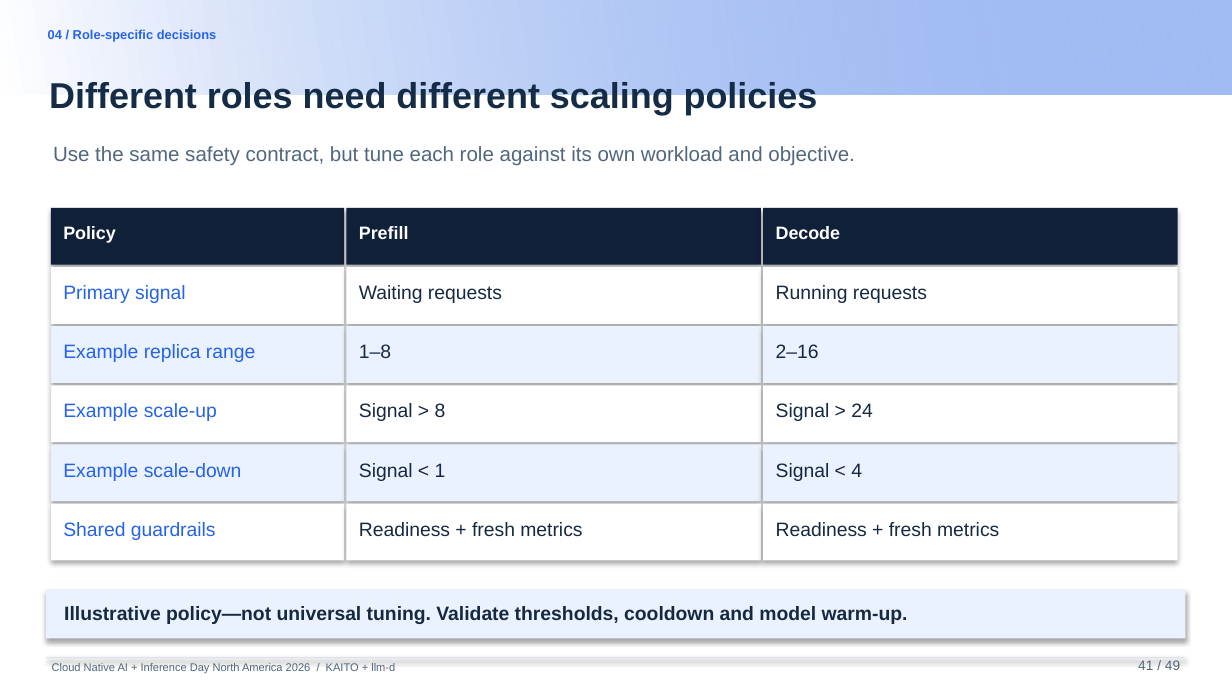
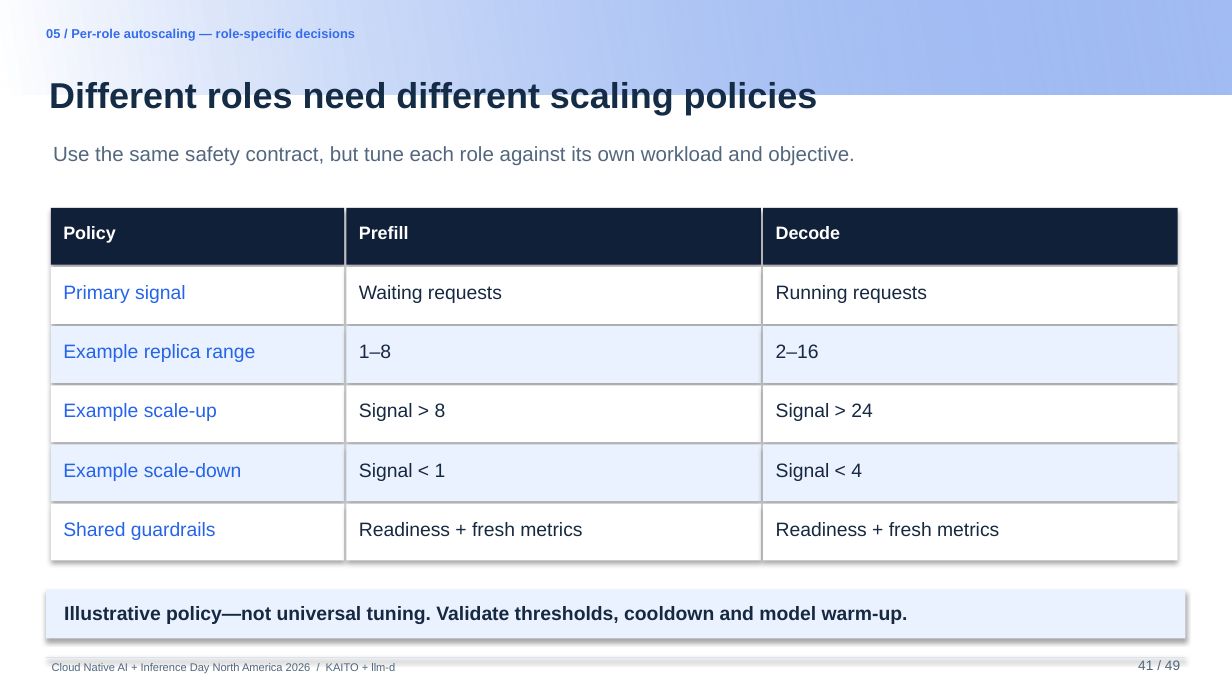
Before and after one commit to andyzhangx/demo, a slide deck: slide 40 of llm/pd-disaggregation/kubecon-na-2026-pd-disaggregation-kaito-llmd.pptx. Drawn at 1232x693 pixels with LibreOffice and Linux fonts; fonts in the diff are those of the drawing; background and template pictures are left out. Boxes give left, top, right and bottom in pixels: in the first picture for what was removed or moved away, otherwise in the second. Text is boxed around its words. In the diff, an @@ line names an element or a change of style, - is before the commit and + after.

```diff
--- a/llm/pd-disaggregation/kubecon-na-2026-pd-disaggregation-kaito-llmd.pptx
+++ b/llm/pd-disaggregation/kubecon-na-2026-pd-disaggregation-kaito-llmd.pptx
@@ text at bbox=[46, 28, 355, 41]: text changed; text colour #2563EB to #346CEC @@
-04 / Role-specific decisions
+05 / Per-role autoscaling — role-specific decisions
```
Also in this commit, not shown: 30 other slides changed.
